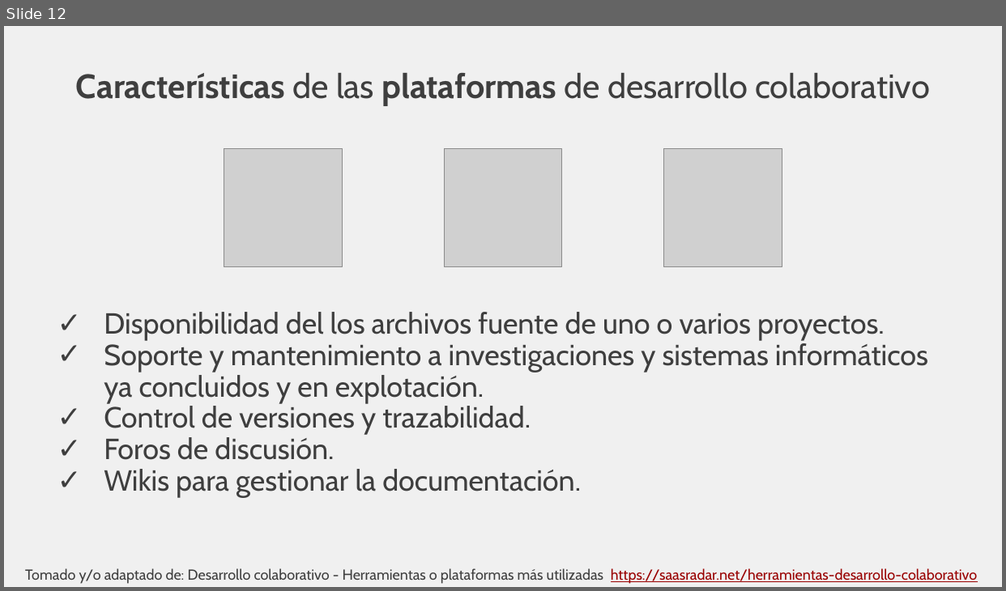
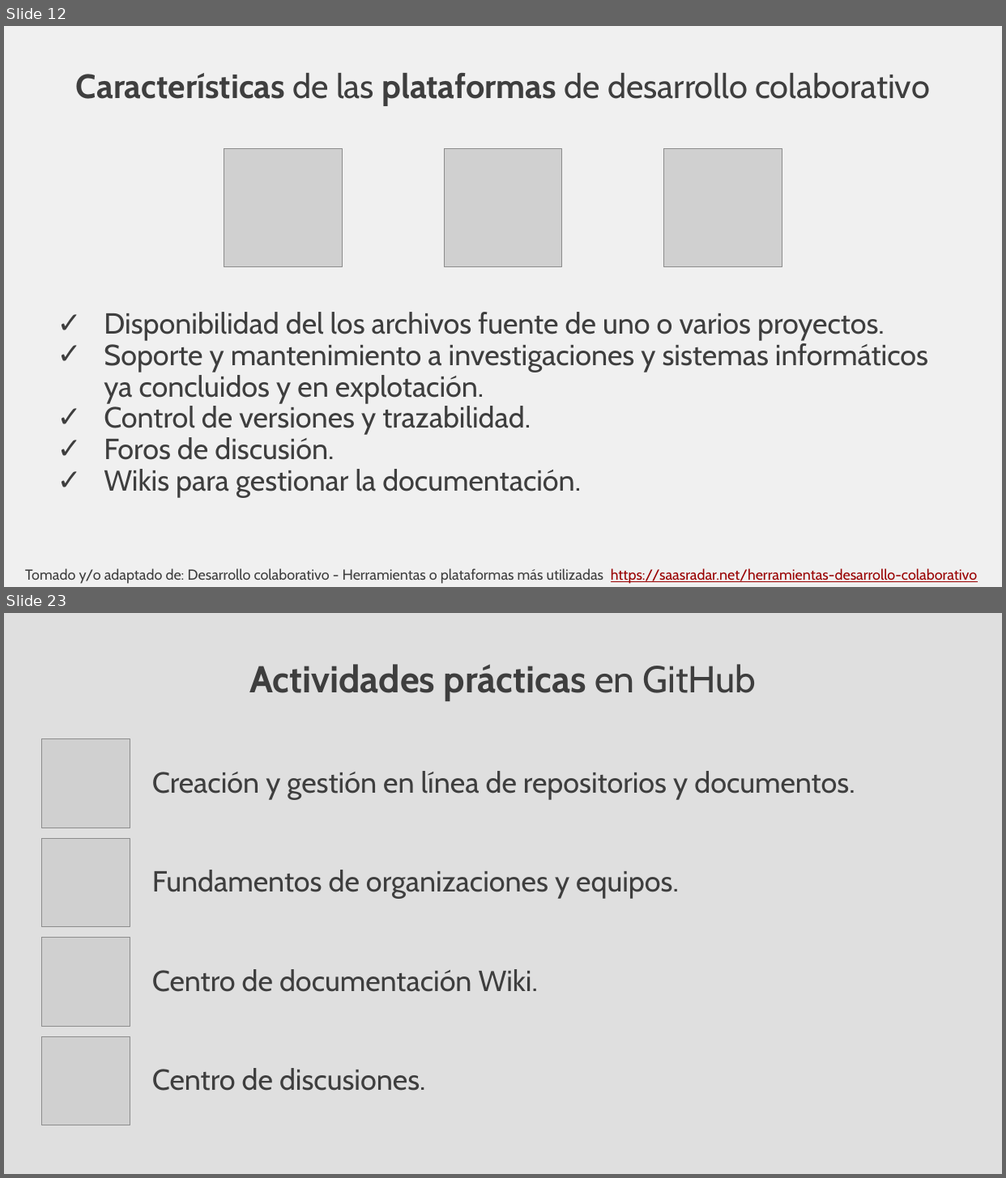
Before and after one commit to rcfdtools/R.TeachingResearchGuide, a slide deck: Section01/Section01.pptx. Shown one above the other, each under a label of ours: slide 12 before the commit, slides 12 and 23 after it; the slides between them are not shown. The pictures are 1006x591 and 1006x1178 pixels, drawn with LibreOffice and Linux fonts; fonts in the diff are those of the drawing; grey boxes stand for pictures. Boxes give left, top, right and bottom in pixels: in the first picture for what was removed or moved away, otherwise in the second. Text is boxed around its words. In the diff, an @@ line names an element or a change of style, - is before the commit and + after.

```diff
--- a/Section01/Section01.pptx
+++ b/Section01/Section01.pptx
@@ slide 23 added at (4,613,1002,1174), background #DFDFDF @@
@@ text added at (249,664,756,701), 36 pt, text #3E3E3E, bold @@
+Actividades prácticas en GitHub
@@ picture added at (41,739,130,828) @@
@@ title added at (152,771,854,799), 28 pt, text #3E3E3E @@
+Creación y gestión en línea de repositorios y documentos.
@@ picture added at (41,838,130,926) @@
@@ text added at (152,870,679,899), 28 pt, text #3E3E3E @@
+Fundamentos de organizaciones y equipos.
@@ picture added at (41,938,130,1026) @@
@@ text added at (152,969,538,992), 28 pt, text #3E3E3E @@
+Centro de documentación Wiki.
@@ picture added at (41,1037,130,1126) @@
@@ text added at (152,1068,425,1091), 28 pt, text #3E3E3E @@
+Centro de discusiones.
```
Also in this commit, not shown: 1 slide changed, 10 other slides added, 1 slide removed, 2 other files.
